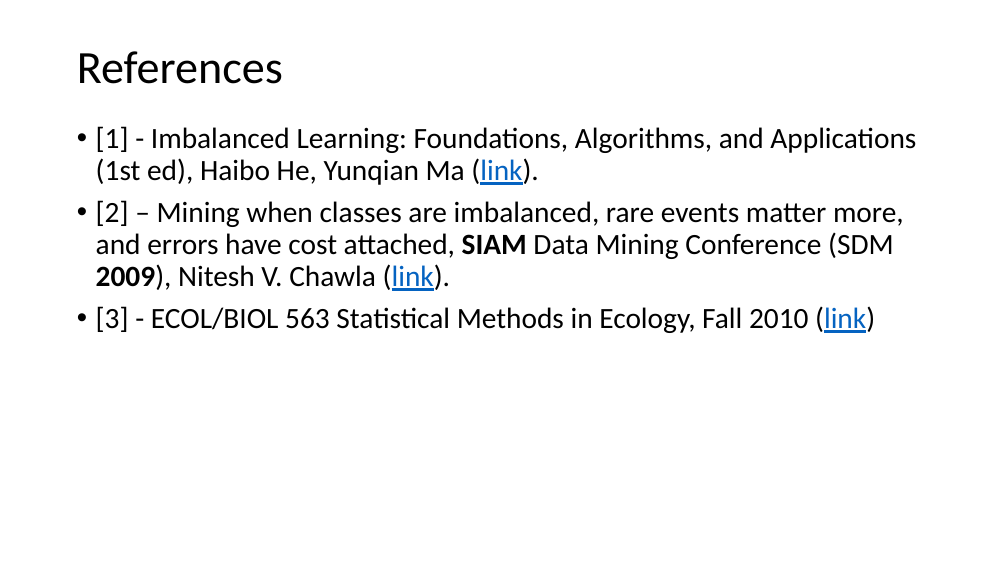
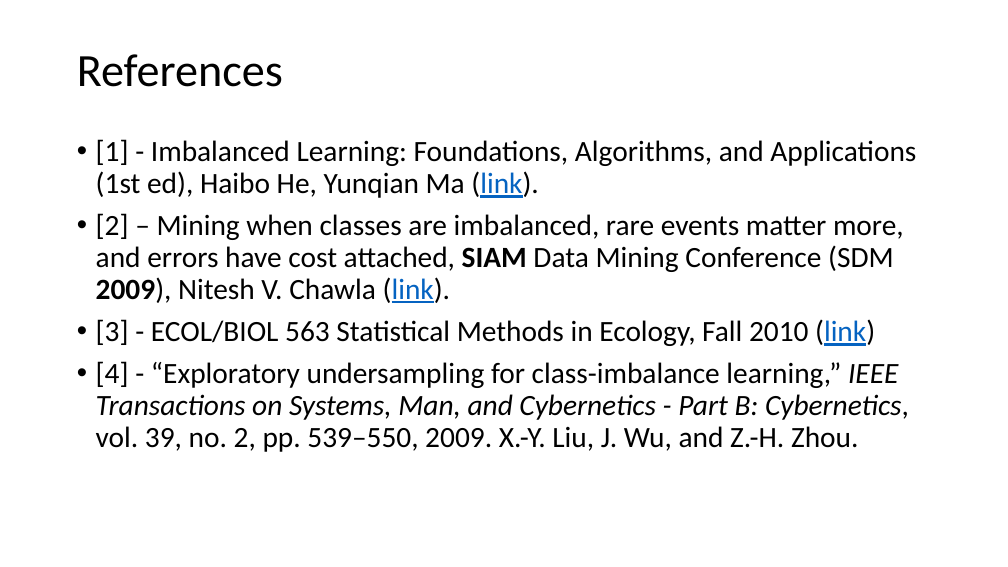
Before and after one commit to timgasser/acm_imbalanced_learning, a slide deck: slide 29 of acm_imbalance_datasets.pptx (slide 24 before the commit). Drawn at 1008x567 pixels with LibreOffice and Linux fonts; fonts in the diff are those of the drawing. Boxes give left, top, right and bottom in pixels: in the first picture for what was removed or moved away, otherwise in the second. Text is boxed around its words. In the diff, an @@ line names an element or a change of style, - is before the commit and + after.

```diff
--- a/acm_imbalance_datasets.pptx
+++ b/acm_imbalance_datasets.pptx
@@ text "[1] - Imbalanced Learning: Foundations, ..." moved from (x1=96, y1=126, x2=916, y2=333) to (x1=96, y1=139, x2=916, y2=452) @@
@@ text at (x1=96, y1=361, x2=909, y2=452): paragraph added @@
+• [4] - “Exploratory undersampling for class-imbalance learning,” IEEE Transactions on Systems, Man, and Cybernetics - Part B: Cybernetics, vol. 39, no. 2, pp. 539–550, 2009. X.-Y. Liu, J. Wu, and Z.-H. Zhou.
```
Also in this commit, not shown: 18 other slides changed, 5 slides added, 4 other files.
